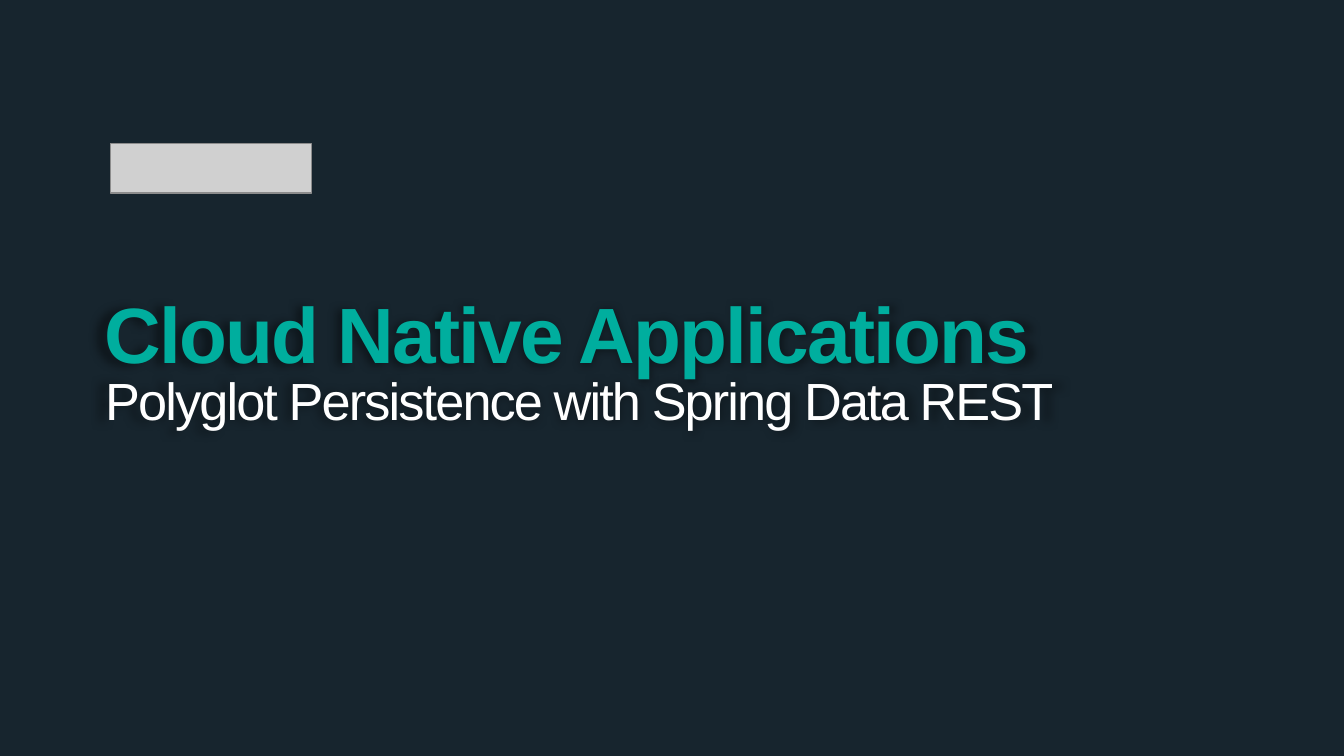
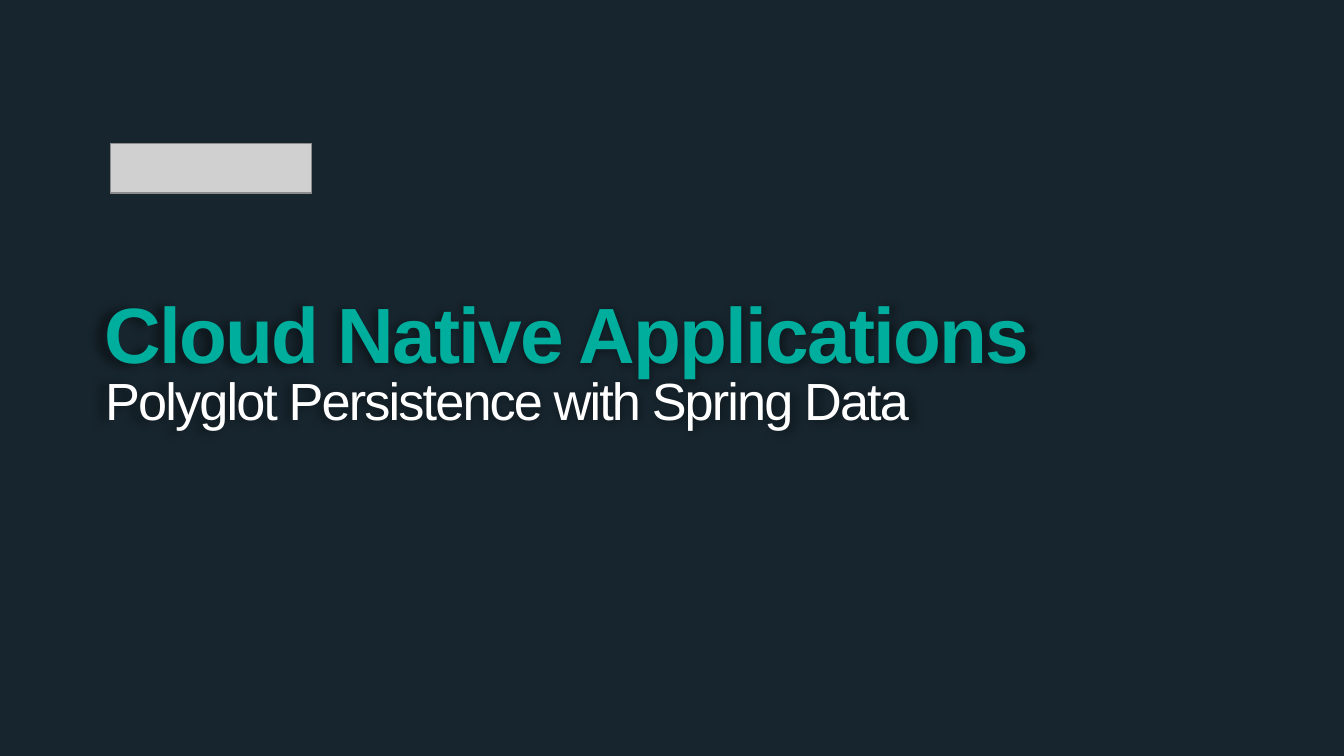
Before and after one commit to phopper-pivotal/Spring-Workshop-Dish, a slide deck: slide 1 of Session_4_Polyglot_Persistence.pptx. Drawn at 1344x756 pixels with LibreOffice and Linux fonts; fonts in the diff are those of the drawing; grey boxes stand for pictures; background and template pictures are left out. Boxes give left, top, right and bottom in pixels: in the first picture for what was removed or moved away, otherwise in the second. Text is boxed around its words. In the diff, an @@ line names an element or a change of style, - is before the commit and + after.

```diff
--- a/Session_4_Polyglot_Persistence.pptx
+++ b/Session_4_Polyglot_Persistence.pptx
@@ text at (105, 382, 909, 431): text changed @@
-Polyglot Persistence with Spring Data REST
+Polyglot Persistence with Spring Data
```
Also in this commit, not shown: 8 slides removed, 2 other files.
